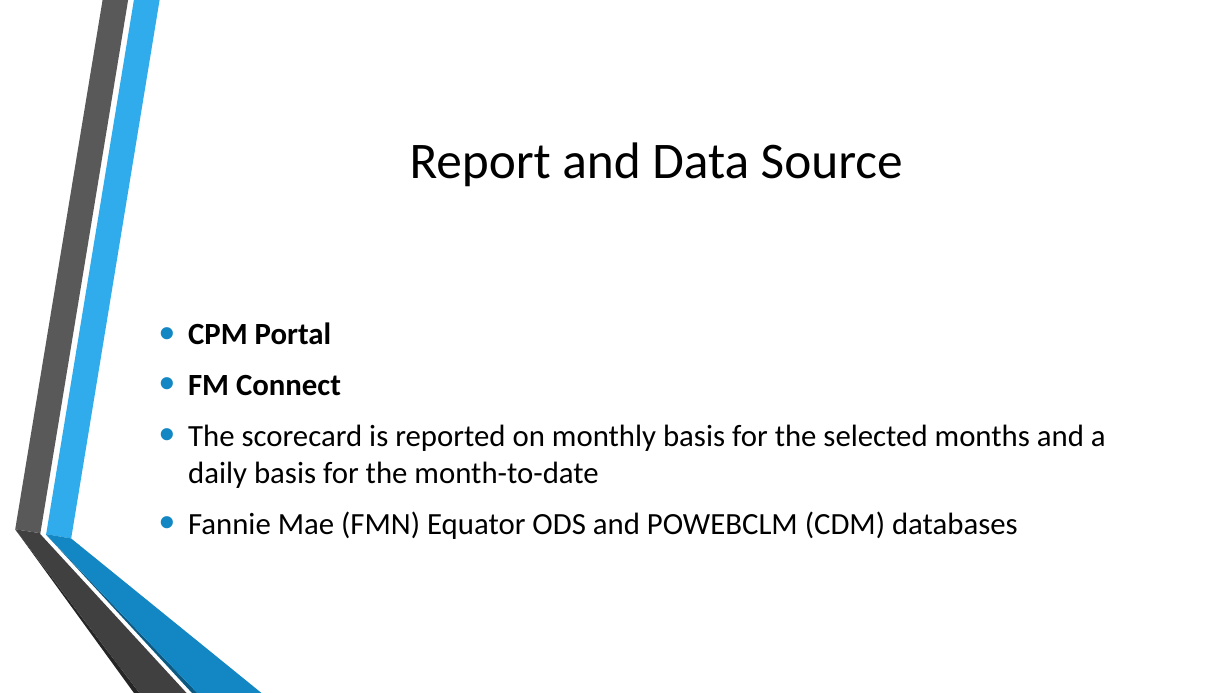
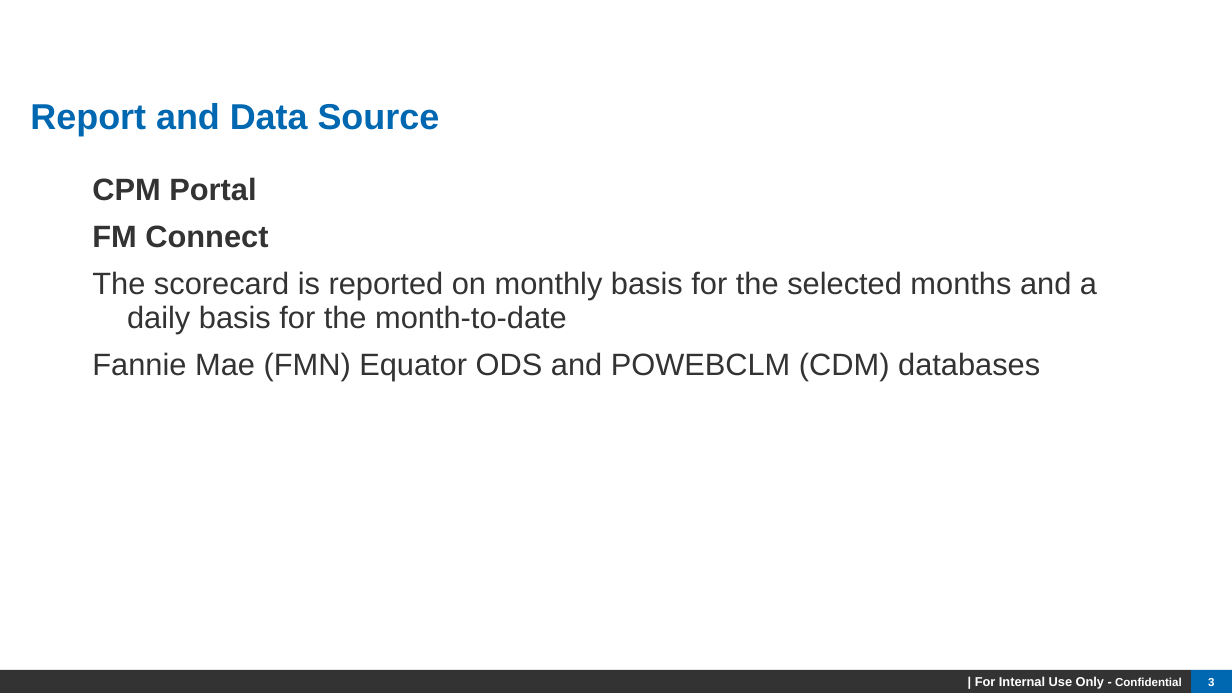
Before and after one commit to maxchen1220/Project, a slide deck: slide 3 of Supplier Scorecard Project Review.pptx. Drawn at 1232x693 pixels with LibreOffice and Linux fonts; fonts in the diff are those of the drawing; background and template pictures are left out. Boxes give left, top, right and bottom in pixels: in the first picture for what was removed or moved away, otherwise in the second. Text is boxed around its words. In the diff, an @@ line names an element or a change of style, - is before the commit and + after.

```diff
--- a/Supplier Scorecard Project Review.pptx
+++ b/Supplier Scorecard Project Review.pptx
@@ title "Report and Data Source" moved from (x1=410, y1=142, x2=903, y2=187) to (x1=30, y1=103, x2=440, y2=136) @@
@@ title "Report and Data Source" at (x1=30, y1=103, x2=440, y2=136): size 40 to 28 pt, font Calibri to Arial, text colour #000000 to #0067B1, bold on; alignment centre to left; line spacing 1 to 0.95 @@
@@ text "CPM Portal" moved from (x1=188, y1=322, x2=1106, y2=539) to (x1=92, y1=177, x2=1097, y2=380) @@
@@ text "CPM Portal" at (x1=92, y1=177, x2=1097, y2=380): font Calibri to Arial, text colour #000000 to #333333; bullet • to none; line spacing 1 to 0.9; vertical alignment middle to top @@
@@ group removed at (x1=15, y1=0, x2=262, y2=693): 6 freeform shapes @@
@@ rectangle added at (x1=0, y1=670, x2=1191, y2=693), fill #333333, 10 pt, text #FFFFFF, bold @@
+| For Internal Use Only - Confidential
@@ page number added at (x1=1191, y1=670, x2=1232, y2=693), fill #0067B1, 9 pt, text #FFFFFF, bold @@
+3
```
Also in this commit, not shown: 12 other slides changed, 6 slides added, 1 slide removed.
